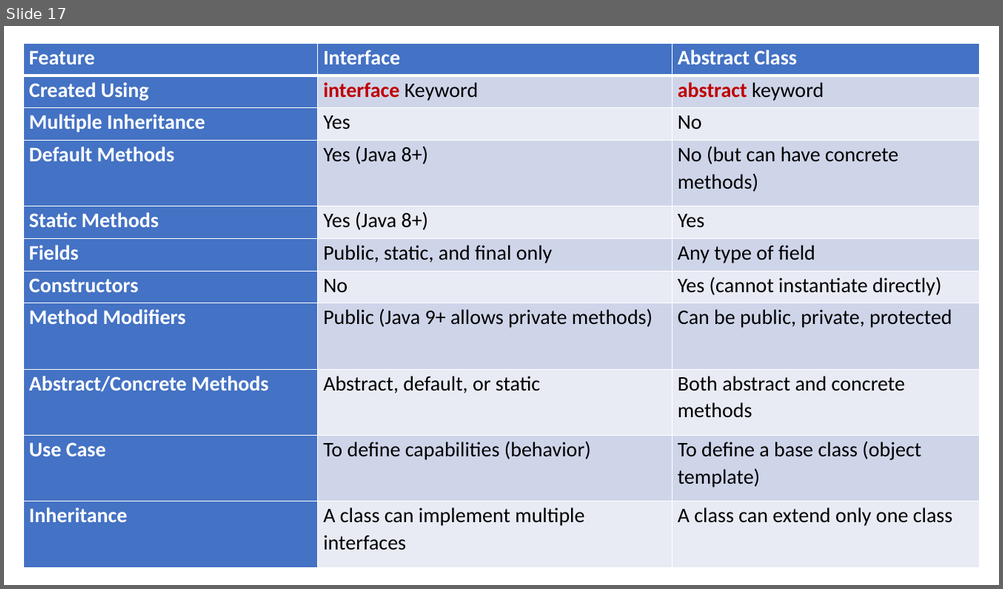
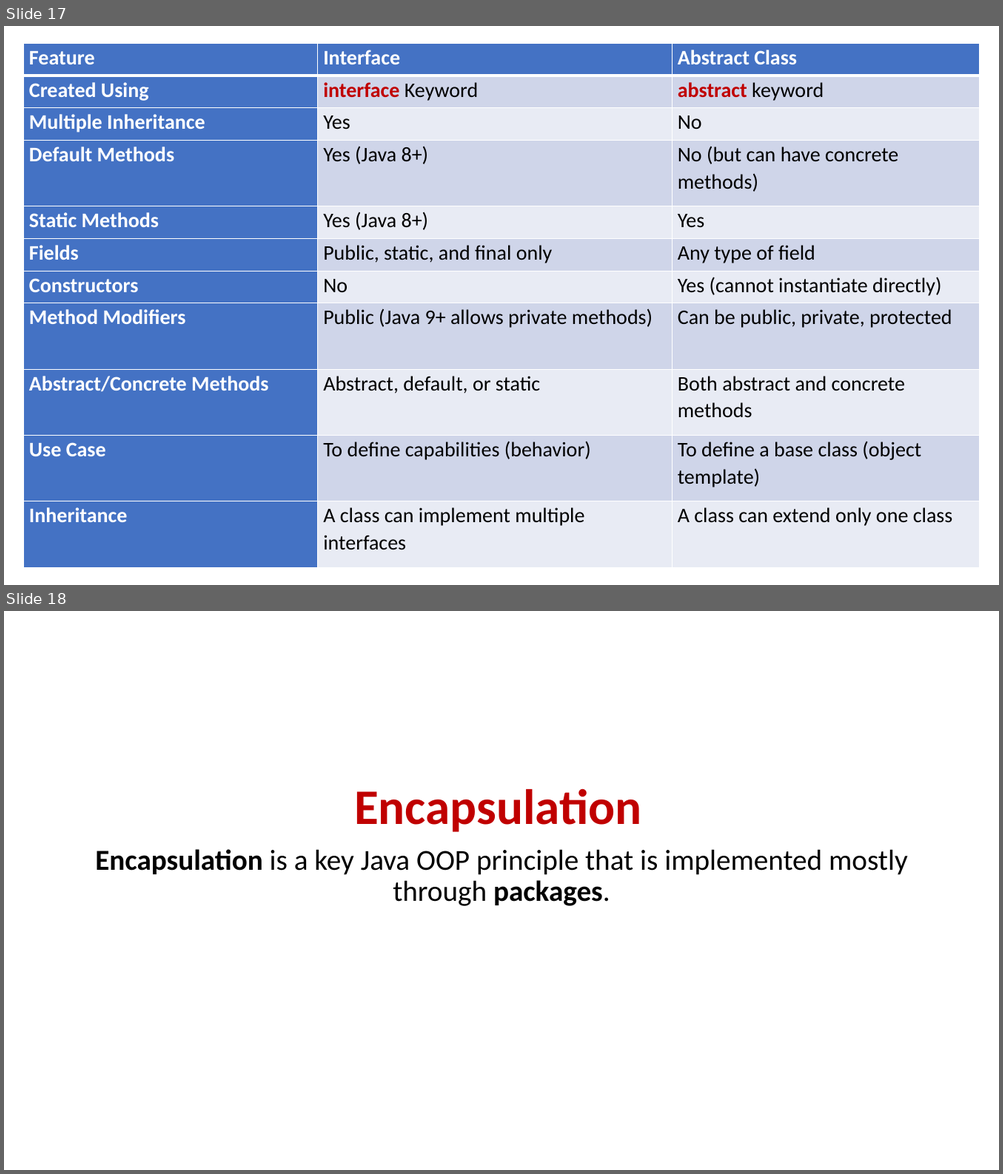
Before and after one commit to PRAMOD-VISHNU-NAIK/MCA-2nd-Sem-Shridevi-College, a slide deck: Theory Class-Notes/Complete Syllabus and Notes/Module-3 Interfaces and Packages.pptx. Shown one above the other, each under a label of ours: slide 17 before the commit, slides 17 and 18 after it. The pictures are 1003x589 and 1003x1174 pixels, drawn with LibreOffice and Linux fonts; fonts in the diff are those of the drawing. Boxes give left, top, right and bottom in pixels: in the first picture for what was removed or moved away, otherwise in the second. Text is boxed around its words. In the diff, an @@ line names an element or a change of style, - is before the commit and + after.

```diff
--- a/Theory Class-Notes/Complete Syllabus and Notes/Module-3 Interfaces and Packages.pptx
+++ b/Theory Class-Notes/Complete Syllabus and Notes/Module-3 Interfaces and Packages.pptx
@@ slide 18 added at [4,611,999,1170], background #FFFFFF @@
@@ text added at [95,789,908,906], 28 pt, text #000000 @@
+Encapsulation
+Encapsulation is a key Java OOP principle that is implemented mostly through packages.
```
Also in this commit, not shown: 1 slide changed, 10 other slides added, 3 slides removed, 3 other files.
